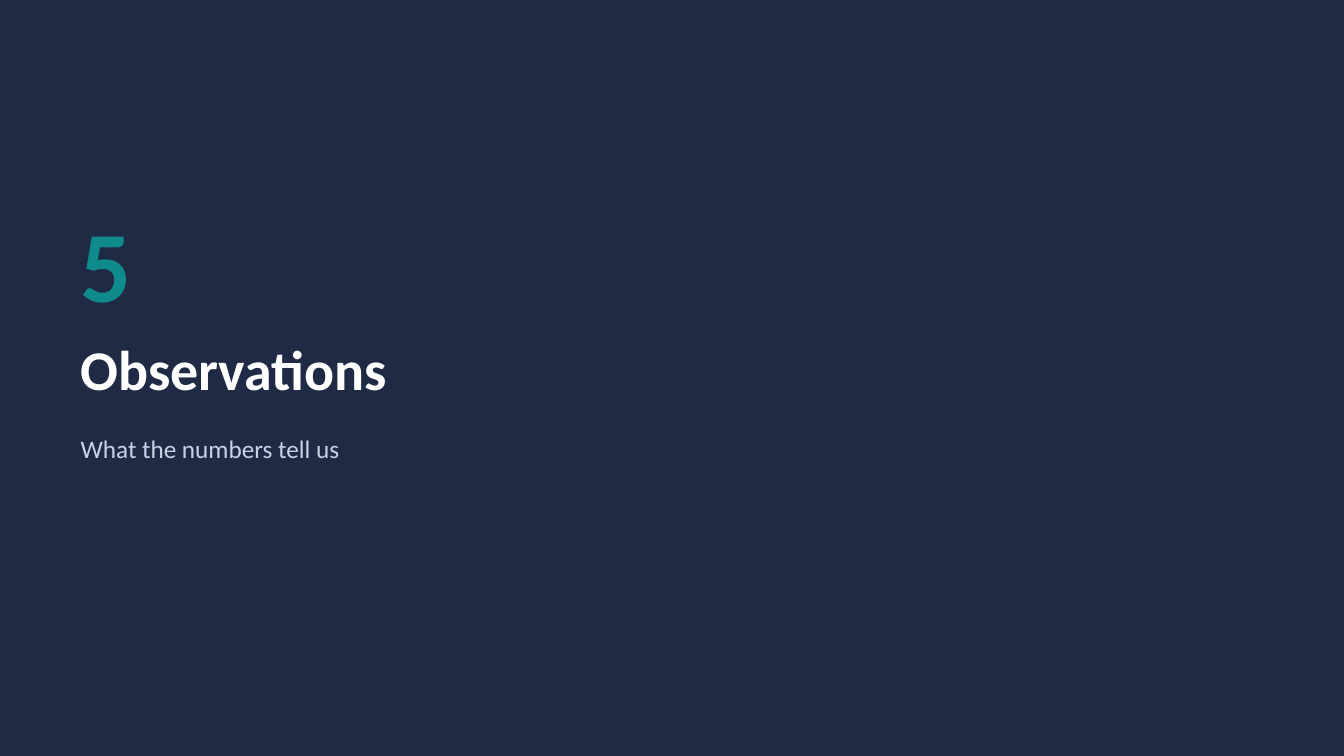
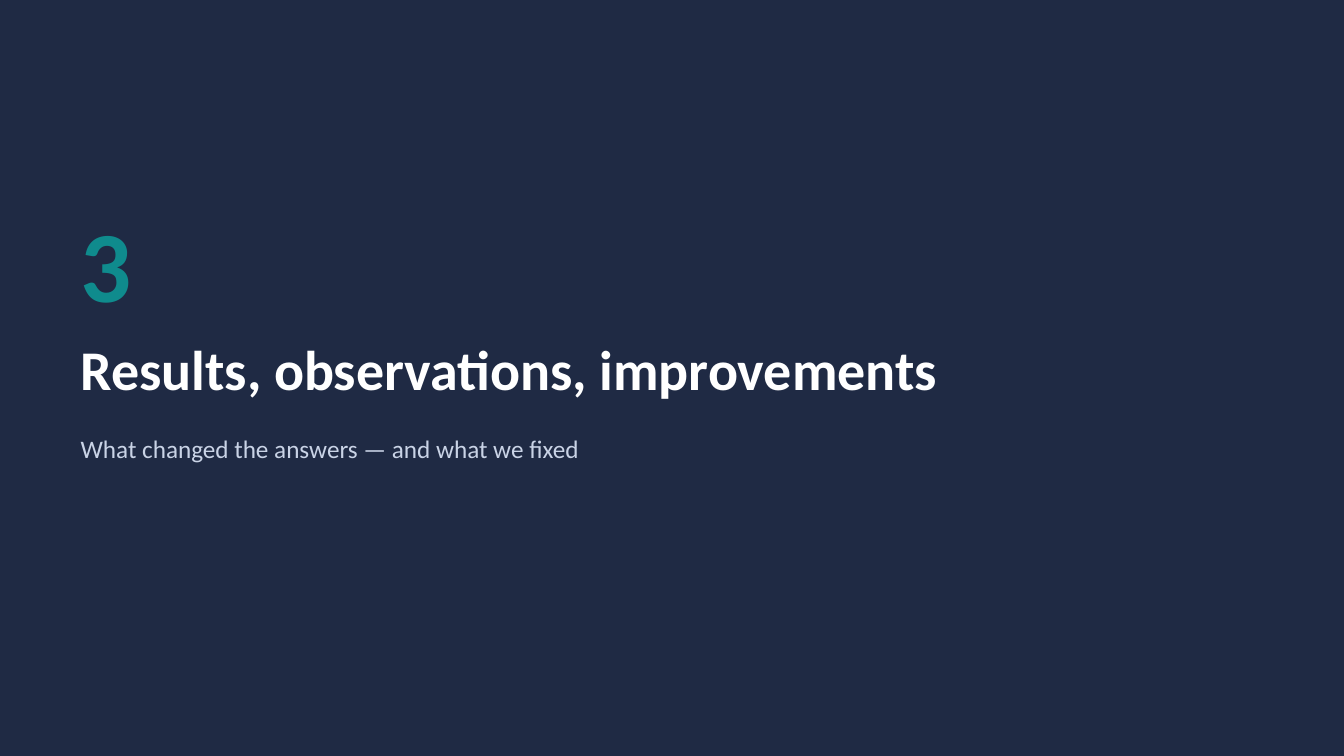
Before and after one commit to HaHiepThanh/mcp-ts, a slide deck: slide 14 of phase2/MCP-TS-SDK-phase2.pptx (slide 20 before the commit). Drawn at 1344x756 pixels with LibreOffice and Linux fonts; fonts in the diff are those of the drawing. Boxes give left, top, right and bottom in pixels: in the first picture for what was removed or moved away, otherwise in the second. Text is boxed around its words. In the diff, an @@ line names an element or a change of style, - is before the commit and + after.

```diff
--- a/phase2/MCP-TS-SDK-phase2.pptx
+++ b/phase2/MCP-TS-SDK-phase2.pptx
@@ text at [81,236,132,303]: text changed @@
-5
+3
@@ text at [81,350,937,399]: text changed @@
-Observations
+Results, observations, improvements
@@ text at [81,440,578,463]: text changed @@
-What the numbers tell us
+What changed the answers — and what we fixed
```
Also in this commit, not shown: 17 other slides changed, 15 slides added, 10 slides removed, 5 other files.
